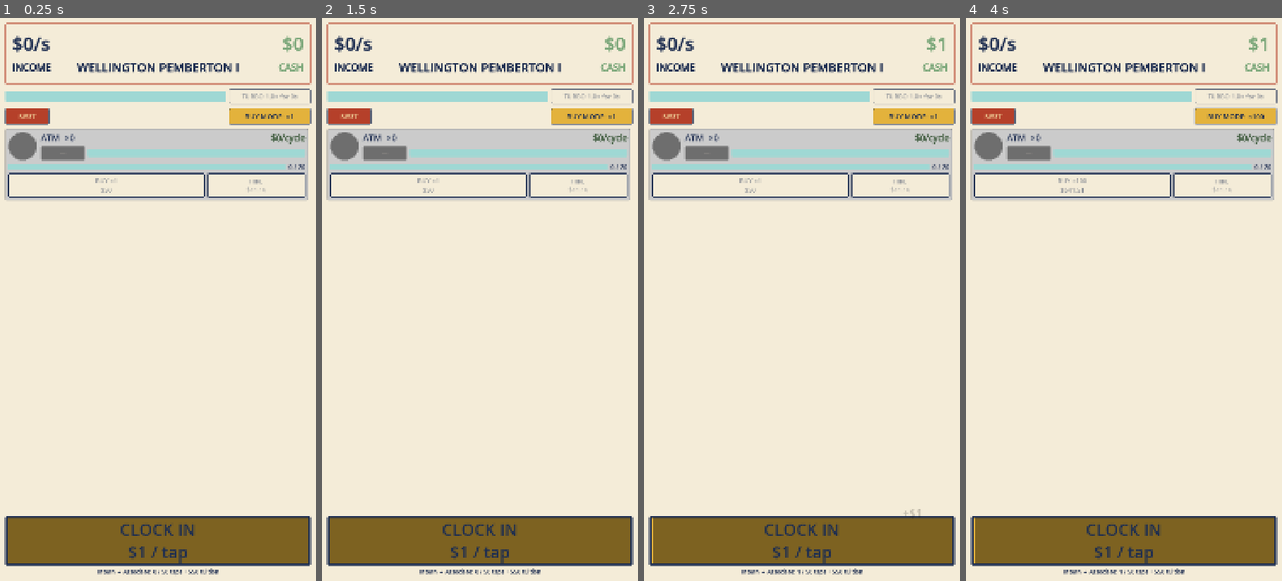
Above: before the commit, frames 1-4 (left to right).
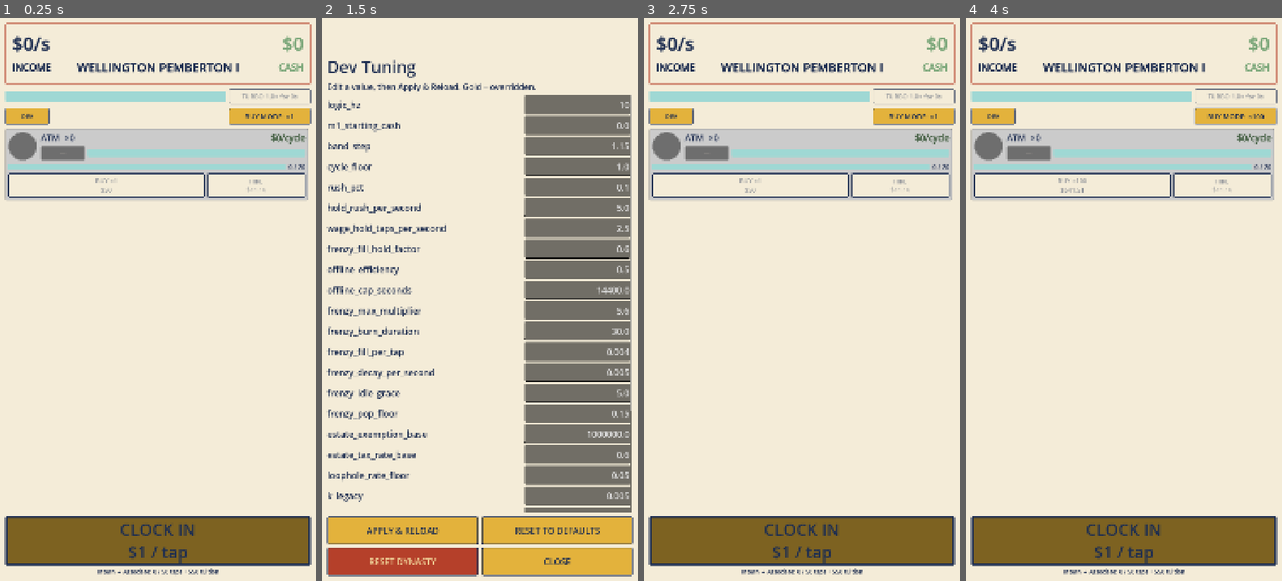
Above: after the commit, the same moments.

Repository: TimGoergen/american-tycoon
Game: Godot game, scene res://Main.tscn
The game is run twice, just before and just after one commit, with the same random seed, the same clock (stepped at 60 frames per second) and the same inputs.
Inputs (mouse positions are in pixels of both pictures, inside the frame that each line leads up to):
- Up to frame 1 (0.25 s): no input
- Up to frame 2 (1.5 s): click (350, 113) at 0.5 s, where only the run before the commit has a clickable "RESET"; click (350, 113) at 1.25 s, where only the run after the commit has a clickable "DEV"
- Up to frame 3 (2.75 s): click (726, 530) at 2 s, where only the run after the commit has a clickable "APPLY & RELOAD"
- Up to frame 4 (4 s): click "BUY MODE: ×1" at 2.75 s; click "BUY MODE: ×10" at 3.5 s

The runs differ from the first frame. In frame 1, 0.4% of the frame differs, in the area x 2-16%, y 16-19%; in frame 2, 47%, in the area x 1-99%, y 0-100%; in frame 3, 0.5%; in frame 4, 0.5%.

Commit message:
Dev tuning panel: on-device balance editing via user:// overrides
GDD 13 'Balance config screen'. A full-screen dev panel lists every numeric
TuningConfig constant (built generically via reflection) and edits them on real
hardware, so balance can be felt without a rebuild.

- TuningOverrides.gd: read/write/apply a user://tuning_overrides.json holding
  only the changed constants. Exists because res://config/tuning.tres is
  read-only on an exported Android build, so the panel cannot write it directly.
- ConfigLoader.load_tuning(apply_user_overrides=true): loads a fresh baked copy
  and layers overrides on top. Sim passes false so balance runs stay on baked
  defaults, never a device's local tweaks.
- DevTuningPanel.gd: full-screen overlay (FamilyLedgerScreen convention); rows
  flag overridden constants in gold; Apply persists overrides + reloads the scene
  (run preserved); Reset-to-defaults clears them; the old standalone red RESET
  button is folded in here as a two-tap 'Reset Dynasty' save-wipe.
- Main.gd: the temporary RESET button becomes a neutral DEV button; economy
  freezes while the panel is open.

Verified headless: project boots clean; override round-trip (float + int-stays-int,
stale/non-numeric keys skipped, sim ignores overrides, clear -> baked) all pass;
panel reflection builds 27 rows; 6-gen balance sim still 'speeds up every time'.

Co-Authored-By: Claude Opus 4.8 <noreply@anthropic.com>

Diff:
--- a/game/scripts/Main.gd
+++ b/game/scripts/Main.gd
@@ -26,6 +26,7 @@
 var _will_screen: WillScreen
 var _legacy_screen: LegacyScreen
 var _ledger_screen: FamilyLedgerScreen
+var _dev_panel: DevTuningPanel
 var _buy_mode_button: Button
 var _plan_button: Button
 var _legacy_button: Button
@@ -52,7 +53,8 @@
 	# ceremony or the upgrade shop): no ticks, no autosave. This keeps the will's
 	# numbers from shifting under the player, avoids half-saving the generation
 	# swap mid-ceremony, and lets the shop spend Legacy against a steady balance.
-	if _will_screen.visible or _legacy_screen.visible or _ledger_screen.visible:
+	if _will_screen.visible or _legacy_screen.visible or _ledger_screen.visible \
+			or _dev_panel.visible:
 		return
 
 	# Fixed-timestep logic (Spec §2): accumulate render time and tick in
@@ -179,16 +181,17 @@
 	var toggle_line := HBoxContainer.new()
 	column.add_child(toggle_line)
 
-	# Temporary play-testing tool: wipe the save and restart from a clean slate.
-	# Sits on the left of the buy-mode toggle for now; it will move into a proper
-	# settings screen later (Tim's note). Red because it is a destructive action.
-	var reset_button := Button.new()
-	reset_button.custom_minimum_size = Vector2(150, 56)
-	reset_button.add_theme_font_size_override("font_size", 20)
-	UiPalette.style_button(reset_button, true)
-	reset_button.text = "RESET"
-	reset_button.pressed.connect(_on_reset_requested)
-	toggle_line.add_child(reset_button)
+	# Dev tools entry: opens the balance tuning panel (GDD §13). Neutral mustard —
+	# it is a tool, not a destructive action; the save-wipe now lives inside the
+	# panel (the old standalone red RESET button folded into it). Sits on the left
+	# of the buy-mode toggle for now; it will move into a settings screen later.
+	var dev_button := Button.new()
+	dev_button.custom_minimum_size = Vector2(150, 56)
+	dev_button.add_theme_font_size_override("font_size", 20)
+	UiPalette.style_button(dev_button, false)
+	dev_button.text = "DEV"
+	dev_button.pressed.connect(_on_dev_pressed)
+	toggle_line.add_child(dev_button)
 
 	var toggle_spacer := Control.new()
 	toggle_spacer.size_flags_horizontal = Control.SIZE_EXPAND_FILL
@@ -327,6 +330,18 @@
 	_ledger_screen.closed.connect(_on_family_ledger_closed)
 	add_child(_ledger_screen)
 
+	# The dev tuning panel (GDD §13), above everything and hidden until the DEV
+	# button opens it. Main freezes the economy while it is up, applies its edits
+	# by saving overrides + reloading the scene, and routes its save-wipe action.
+	_dev_panel = DevTuningPanel.new()
+	_dev_panel.set_anchors_preset(Control.PRESET_FULL_RECT)
+	_dev_panel.setup()
+	_dev_panel.apply_requested.connect(_on_dev_apply_requested)
+	_dev_panel.defaults_requested.connect(_on_dev_defaults_requested)
+	_dev_panel.reset_dynasty_requested.connect(_on_dev_reset_dynasty_requested)
+	_dev_panel.closed.connect(_on_dev_closed)
+	add_child(_dev_panel)
+
 
 # ---------------------------------------------------------------------------
 # UI verb handlers — every player action flows through GameState
@@ -379,11 +394,38 @@
 	game.pop_frenzy()
 
 
-## Temporary play-testing reset: delete the save and reload the scene, which
-## re-runs startup with no save present and so begins a fresh run.
-func _on_reset_requested() -> void:
+## Player opened the dev tuning panel: seed it with the live config (baked
+## defaults + any active overrides) for the editor values, plus a pristine baked
+## copy so it can tell which constants are overridden and diff edits on Apply.
+func _on_dev_pressed() -> void:
+	_dev_panel.open(tuning, ConfigLoader.load_tuning(false))
+
+
+## Apply tuning edits: persist the overrides, save the run so no progress is lost,
+## then reload the scene. Startup re-loads tuning with the new overrides layered
+## over the baked defaults — the same proven reload path used after a succession.
+func _on_dev_apply_requested(overrides: Dictionary) -> void:
+	TuningOverrides.save(overrides)
+	SaveManager.save_dict_to_file(dynasty.to_save_dict())
+	get_tree().reload_current_scene()
+
+
+## Discard all overrides and reload on the baked defaults (the run is preserved).
+func _on_dev_defaults_requested() -> void:
+	TuningOverrides.clear()
+	SaveManager.save_dict_to_file(dynasty.to_save_dict())
+	get_tree().reload_current_scene()
+
+
+## The folded-in save-wipe (was the standalone RESET button): delete the save and
+## reload, which re-runs startup with no save present and so begins a fresh run.
+func _on_dev_reset_dynasty_requested() -> void:
 	SaveManager.delete_save_file()
 	get_tree().reload_current_scene()
+
+
+func _on_dev_closed() -> void:
+	pass
 
 
 # ---------------------------------------------------------------------------
--- a/game/scripts/core/ConfigLoader.gd
+++ b/game/scripts/core/ConfigLoader.gd
@@ -29,10 +29,22 @@
 
 
 ## Returns null (with an error pushed) if the tuning file is missing.
-static func load_tuning() -> TuningConfig:
-	var tuning := ResourceLoader.load(TUNING_PATH) as TuningConfig
+##
+## By default the dev/balance overrides written by the tuning panel (user://,
+## see TuningOverrides) are layered on top of the baked defaults, so a tuned
+## constant takes effect on the next boot. The balance simulator passes
+## apply_user_overrides=false so it always measures the baked numbers, never a
+## particular device's local tweaks.
+static func load_tuning(apply_user_overrides: bool = true) -> TuningConfig:
+	# Load a fresh copy (CACHE_MODE_IGNORE) rather than the shared cached resource:
+	# we mutate it with overrides below, and those edits must never bleed into a
+	# later baked-defaults load (e.g. the panel reading defaults for comparison).
+	var tuning := ResourceLoader.load(TUNING_PATH, "", ResourceLoader.CACHE_MODE_IGNORE) as TuningConfig
 	if tuning == null:
 		push_error("ConfigLoader: could not load " + TUNING_PATH)
+		return null
+	if apply_user_overrides:
+		TuningOverrides.apply(tuning, TuningOverrides.load())
 	return tuning
 
 
--- /dev/null
+++ b/game/scripts/core/TuningOverrides.gd
@@ -0,0 +1,75 @@
+class_name TuningOverrides
+
+# Dev/balance tuning overrides layered on top of the baked config/tuning.tres.
+#
+# Why this exists: on an exported build (Android) res://config/tuning.tres is
+# read-only, so the on-device dev tuning panel (GDD §13 "Balance config screen")
+# cannot write back to it. Instead the panel writes only the *changed* constants
+# here, to a writable user:// JSON file, and ConfigLoader.load_tuning() applies
+# them over the baked defaults at boot. Anything not listed falls back to the
+# baked value, so removing an override — or shipping a new default — just works.
+#
+# This is a developer tool, not a player feature, but it lives in the normal
+# load path so a tuned value takes effect on the next boot exactly as if it had
+# been baked into the resource.
+
+const OVERRIDE_PATH := "user://tuning_overrides.json"
+const OVERRIDE_FILENAME := "tuning_overrides.json"
+
+
+## Returns the saved overrides as { constant_name: number }, or an empty
+## dictionary when no override file exists (the normal case on a clean install).
+static func load() -> Dictionary:
+	if not FileAccess.file_exists(OVERRIDE_PATH):
+		return {}
+	var file := FileAccess.open(OVERRIDE_PATH, FileAccess.READ)
+	if file == null:
+		push_warning("TuningOverrides: could not open " + OVERRIDE_PATH)
+		return {}
+	var text := file.get_as_text()
+	file.close()
+	var parsed: Variant = JSON.parse_string(text)
+	if parsed is Dictionary:
+		return parsed
+	push_warning("TuningOverrides: malformed override file, ignoring it")
+	return {}
+
+
+## Write the overrides to disk, replacing any previous file. `full_precision`
+## keeps tiny constants (0.005) and huge ones ($103.6T) round-tripping exactly.
+static func save(overrides: Dictionary) -> void:
+	var file := FileAccess.open(OVERRIDE_PATH, FileAccess.WRITE)
+	if file == null:
+		push_error("TuningOverrides: could not write " + OVERRIDE_PATH)
+		return
+	file.store_string(JSON.stringify(overrides, "\t", true, true))
+	file.close()
+
+
+## Delete the override file entirely, returning tuning to the baked defaults on
+## the next load. Safe to call when no file exists.
+static func clear() -> void:
+	var dir := DirAccess.open("user://")
+	if dir != null and dir.file_exists(OVERRIDE_FILENAME):
+		dir.remove(OVERRIDE_FILENAME)
+
+
+## Set the overridden constants onto a freshly loaded TuningConfig. Unknown keys
+## (a constant renamed since the override was written) and non-numeric values are
+## skipped with a warning, so a stale override file can never crash the load.
+## Each constant keeps its declared type — ints stay ints (JSON numbers parse as
+## floats, so int constants are cast back).
+static func apply(tuning: TuningConfig, overrides: Dictionary) -> void:
+	for name in overrides.keys():
+		var current: Variant = tuning.get(name)
+		if current == null:
+			push_warning("TuningOverrides: ignoring unknown constant '%s'" % name)
+			continue
+		var value: Variant = overrides[name]
+		if not (value is float or value is int):
+			push_warning("TuningOverrides: ignoring non-numeric override for '%s'" % name)
+			continue
+		if typeof(current) == TYPE_INT:
+			tuning.set(name, int(value))
+		else:
+			tuning.set(name, float(value))
--- /dev/null
+++ b/game/scripts/ui/DevTuningPanel.gd
@@ -0,0 +1,286 @@
+class_name DevTuningPanel
+extends ColorRect
+
+# The dev-facing balance tuning panel (GDD §13 "Balance config screen") — a
+# developer tool, not a player screen. It lists every numeric constant in
+# TuningConfig and lets them be edited on-device, so balance can be felt on real
+# hardware instead of only in the headless simulator.
+#
+# How a change takes effect: the panel does not mutate the running game live —
+# many constants are read once at startup, so a half-applied change would be
+# inconsistent. Instead Apply writes the changed constants to the user:// override
+# file (see TuningOverrides) and asks Main to reload the scene, which re-runs the
+# normal startup path with the new numbers layered over the baked defaults. The
+# current save is preserved across the reload, so only the tuning changes.
+#
+# It is built generically from reflection (every TYPE_INT / TYPE_FLOAT exported
+# var on TuningConfig), so new constants appear here automatically with no UI work.
+#
+# Drive it from Main.gd:
+#   1. setup()                          once, to build the static chrome
+#   2. open(effective_tuning, baked)    to (re)populate rows and show the panel
+#   3. listen for the signals below
+
+## Close without applying anything.
+signal closed
+
+## Apply the given { constant_name: number } overrides and reload. Only constants
+## that differ from the baked default are included; an empty dict clears overrides.
+signal apply_requested(overrides: Dictionary)
+
+## Discard every override and return to the baked defaults (then reload).
+signal defaults_requested
+
+## Wipe the save and start a brand-new dynasty from generation 1 (the folded-in
+## reset). Destructive — the panel two-taps to confirm before emitting this.
+signal reset_dynasty_requested
+
+
+# Large, legible type for phone reading (UI notes §1), but denser than the
+# ceremony screens since this is a long developer list, not a player moment.
+const TITLE_SIZE := 56
+const SUBTITLE_SIZE := 28
+const ROW_LABEL_SIZE := 30
+const ROW_VALUE_SIZE := 30
+const BUTTON_SIZE := 30
+
+## Top inset (in the 1080×1920 design space) clearing the phone camera cut-out,
+## matching the other full-screen overlays.
+const CAMERA_CUTOUT_INSET := 130
+
+## Fixed width (px) of the value editor column, so the constant names line up.
+const VALUE_COLUMN_WIDTH := 360
+const ROW_HEIGHT := 64
+
+
+# One LineEdit per constant, keyed by constant name, read back on Apply.
+var _value_edits: Dictionary = {}
+# The constant's declared type (TYPE_INT / TYPE_FLOAT), keyed by name.
+var _types: Dictionary = {}
+# The baked default for each constant, keyed by name — Apply only stores values
+# that differ from this, and rows that differ are flagged as overridden.
+var _baked: Dictionary = {}
+
+var _list: VBoxContainer
+var _reset_dynasty_button: Button
+# Two-tap guard on the destructive wipe: armed by the first tap, fires on the second.
+var _reset_armed := false
+
+
+## Build the static chrome once (header, scroll frame, footer buttons).
+func setup() -> void:
+	_build_chrome()
+
+
+func _ready() -> void:
+	# Opaque cream sheet over the whole screen; Main freezes the economy while it
+	# is visible (same convention as the other full-page overlays).
+	color = UiPalette.CREAM
+	visible = false
+
+
+# ---------------------------------------------------------------------------
+# Layout
+# ---------------------------------------------------------------------------
+
+func _build_chrome() -> void:
+	var margin := MarginContainer.new()
+	margin.set_anchors_preset(Control.PRESET_FULL_RECT)
+	margin.add_theme_constant_override("margin_left", 20)
+	margin.add_theme_constant_override("margin_right", 20)
+	margin.add_theme_constant_override("margin_top", CAMERA_CUTOUT_INSET)
+	margin.add_theme_constant_override("margin_bottom", 20)
+	add_child(margin)
+
+	var column := VBoxContainer.new()
+	column.add_theme_constant_override("separation", 10)
+	margin.add_child(column)
+
+	var title := Label.new()
+	title.text = "Dev Tuning"
+	title.add_theme_color_override("font_color", UiPalette.NAVY)
+	title.add_theme_font_size_override("font_size", TITLE_SIZE)
+	column.add_child(title)
+
+	var subtitle := Label.new()
+	subtitle.text = "Edit a value, then Apply & Reload. Gold = overridden."
+	subtitle.autowrap_mode = TextServer.AUTOWRAP_WORD_SMART
+	subtitle.add_theme_color_override("font_color", UiPalette.NAVY)
+	subtitle.add_theme_font_size_override("font_size", SUBTITLE_SIZE)
+	column.add_child(subtitle)
+
+	# ── Scrollable list of constant rows ──
+	var scroll := ScrollContainer.new()
+	scroll.size_flags_vertical = Control.SIZE_EXPAND_FILL
+	scroll.horizontal_scroll_mode = ScrollContainer.SCROLL_MODE_DISABLED
+	scroll.vertical_scroll_mode = ScrollContainer.SCROLL_MODE_RESERVE
+	column.add_child(scroll)
+
+	_list = VBoxContainer.new()
+	_list.add_theme_constant_override("separation", 6)
+	_list.size_flags_horizontal = Control.SIZE_EXPAND_FILL
+	scroll.add_child(_list)
+
+	# ── Footer: two button rows ──
+	var top_buttons := HBoxContainer.new()
+	top_buttons.add_theme_constant_override("separation", 12)
+	column.add_child(top_buttons)
+
+	# Mustard (not red): Apply is the routine confirm, so red stays reserved for
+	# the one truly destructive control below (the dynasty wipe).
+	var apply_button := _make_button("APPLY & RELOAD", false)
+	apply_button.pressed.connect(_on_apply_pressed)
+	top_buttons.add_child(apply_button)
+
+	var defaults_button := _make_button("RESET TO DEFAULTS", false)
+	defaults_button.pressed.connect(_on_defaults_pressed)
+	top_buttons.add_child(defaults_button)
+
+	var bottom_buttons := HBoxContainer.new()
+	bottom_buttons.add_theme_constant_override("separation", 12)
+	column.add_child(bottom_buttons)
+
+	# Red because it wipes the save — the one destructive action on this panel.
+	_reset_dynasty_button = _make_button("RESET DYNASTY", true)
+	_reset_dynasty_button.pressed.connect(_on_reset_dynasty_pressed)
+	bottom_buttons.add_child(_reset_dynasty_button)
+
+	var close_button := _make_button("CLOSE", false)
+	close_button.pressed.connect(_on_close_pressed)
+	bottom_buttons.add_child(close_button)
+
+
+## A footer button sized for thumbs (UI notes §1), expanding to share its row.
+func _make_button(text: String, is_action: bool) -> Button:
+	var button := Button.new()
+	button.text = text
+	button.size_flags_horizontal = Control.SIZE_EXPAND_FILL
+	button.custom_minimum_size = Vector2(0, 96)
+	button.add_theme_font_size_override("font_size", BUTTON_SIZE)
+	UiPalette.style_button(button, is_action)
+	return button
+
+
+# ---------------------------------------------------------------------------
+# Showing / populating
+# ---------------------------------------------------------------------------
+
+## (Re)build the constant rows and show the panel. `effective_tuning` is the live
+## config (baked defaults with any overrides already applied) whose values seed the
+## editors; `baked_tuning` is a pristine baked copy used to tell which constants are
+## currently overridden and, on Apply, which edited values to store.
+func open(effective_tuning: TuningConfig, baked_tuning: TuningConfig) -> void:
+	_disarm_reset()
+	_value_edits.clear()
+	_types.clear()
+	_baked.clear()
+	for child in _list.get_children():
+		child.queue_free()
+
+	# Reflection: every exported int/float on TuningConfig, in declaration order
+	# (so related constants stay grouped exactly as they read in the source file).
+	for prop in effective_tuning.get_property_list():
+		var usage: int = prop["usage"]
+		if not (usage & PROPERTY_USAGE_SCRIPT_VARIABLE):
+			continue
+		var type: int = prop["type"]
+		if type != TYPE_INT and type != TYPE_FLOAT:
+			continue
+		var name: String = prop["name"]
+		_add_constant_row(name, type, effective_tuning.get(name), baked_tuning.get(name))
+
+	visible = true
+
+
+## One constant row: name on the left, an editable value on the right. A row whose
+## current value differs from the baked default is tinted gold and marked, so an
+## active override is obvious at a glance.
+func _add_constant_row(name: String, type: int, current_value: Variant, baked_value: Variant) -> void:
+	_types[name] = type
+	_baked[name] = baked_value
+	var is_overridden: bool = current_value != baked_value
+
+	var row := HBoxContainer.new()
+	row.add_theme_constant_override("separation", 12)
+	row.custom_minimum_size = Vector2(0, ROW_HEIGHT)
+	_list.add_child(row)
+
+	var label := Label.new()
+	label.text = ("● " if is_overridden else "") + name
+	label.size_flags_horizontal = Control.SIZE_EXPAND_FILL
+	label.vertical_alignment = VERTICAL_ALIGNMENT_CENTER
+	label.add_theme_color_override(
+		"font_color", UiPalette.MUSTARD_GOLD if is_overridden else UiPalette.NAVY)
+	label.add_theme_font_size_override("font_size", ROW_LABEL_SIZE)
+	row.add_child(label)
+
+	var edit := LineEdit.new()
+	edit.text = _format_value(current_value)
+	edit.custom_minimum_size = Vector2(VALUE_COLUMN_WIDTH, ROW_HEIGHT)
+	edit.alignment = HORIZONTAL_ALIGNMENT_RIGHT
+	edit.add_theme_font_size_override("font_size", ROW_VALUE_SIZE)
+	# Decimal numeric keypad on the phone — every tuning constant is a number.
+	edit.virtual_keyboard_type = LineEdit.KEYBOARD_TYPE_NUMBER_DECIMAL
+	row.add_child(edit)
+
+	_value_edits[name] = edit
+
+
+## Compact string for a constant's value. Godot's str() already renders these
+## cleanly (0.005, 1.15, 103600000000000), so no custom formatting is needed.
+func _format_value(value: Variant) -> String:
+	return str(value)
+
+
+# ---------------------------------------------------------------------------
+# Buttons
+# ---------------------------------------------------------------------------
+
+## Collect every edited value, keep only the ones that differ from the baked
+## default, and hand them to Main to persist + reload. Invalid (non-numeric) entries
+## are skipped, so they simply revert to the baked value on reload.
+func _on_apply_pressed() -> void:
+	var overrides: Dictionary = {}
+	for name in _value_edits.keys():
+		var text: String = (_value_edits[name] as LineEdit).text.strip_edges()
+		if not text.is_valid_float():
+			push_warning("DevTuningPanel: '%s' = '%s' is not a number, skipping" % [name, text])
+			continue
+		var value: Variant
+		if _types[name] == TYPE_INT:
+			value = int(round(text.to_float()))
+		else:
+			value = text.to_float()
+		# Store only genuine changes — typing the default back removes the override.
+		if value != _baked[name]:
+			overrides[name] = value
+	visible = false
+	apply_requested.emit(overrides)
+
+
+func _on_defaults_pressed() -> void:
+	visible = false
+	defaults_requested.emit()
+
+
+## First tap arms the wipe (turns the button into a confirm); second tap fires it.
+## Any other exit (Close) disarms it again — see _disarm_reset.
+func _on_reset_dynasty_pressed() -> void:
+	if not _reset_armed:
+		_reset_armed = true
+		_reset_dynasty_button.text = "TAP AGAIN TO WIPE"
+		return
+	visible = false
+	reset_dynasty_requested.emit()
+
+
+func _on_close_pressed() -> void:
+	_disarm_reset()
+	visible = false
+	closed.emit()
+
+
+func _disarm_reset() -> void:
+	_reset_armed = false
+	if _reset_dynasty_button != null:
+		_reset_dynasty_button.text = "RESET DYNASTY"
--- a/game/sim/Sim.gd
+++ b/game/sim/Sim.gd
@@ -69,7 +69,9 @@
 ## Load every config Resource the sim needs (via the same ConfigLoader the
 ## game uses, so the two can never drift). Returns false on any failure.
 func _load_configs() -> bool:
-	_tuning = ConfigLoader.load_tuning()
+	# The sim always measures the baked defaults — never a device's local dev-panel
+	# overrides — so balance results stay reproducible (apply_user_overrides=false).
+	_tuning = ConfigLoader.load_tuning(false)
 	_property_configs = ConfigLoader.load_property_configs()
 	_title_configs = ConfigLoader.load_title_configs()
 	return _tuning != null and not _property_configs.is_empty() and not _title_configs.is_empty()
Not shown, added: game/scripts/core/TuningOverrides.gd.uid
Not shown, added: game/scripts/ui/DevTuningPanel.gd.uid
